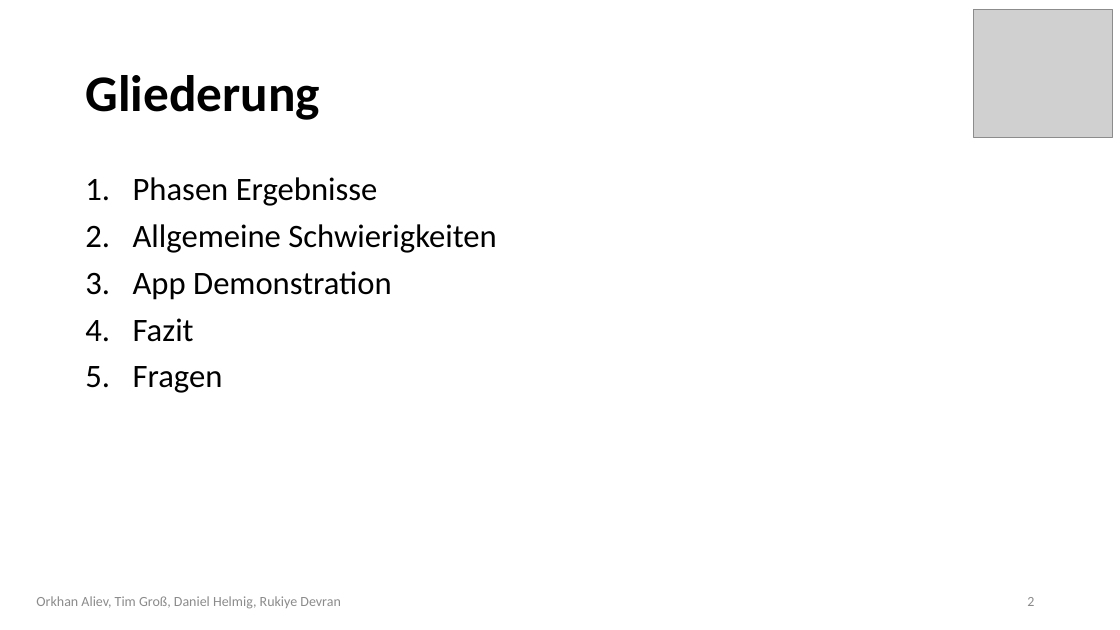
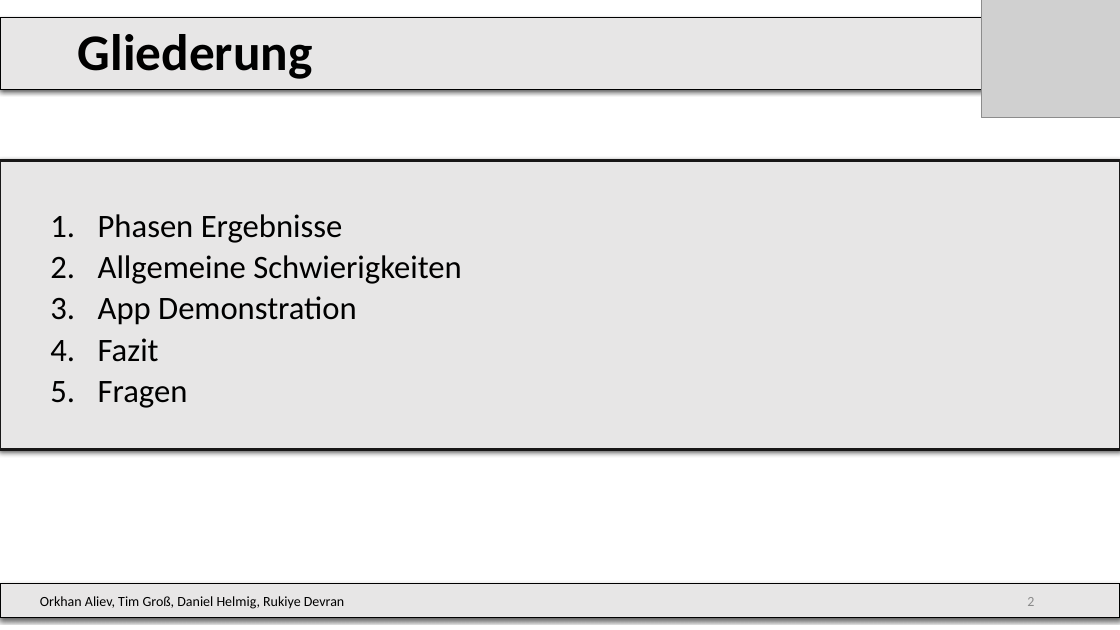
Before and after one commit to DrMopiti/pse, a slide deck: slide 2 of Abschlusspräsentation/Abschlusspräsentation.pptx. Drawn at 1120x630 pixels with LibreOffice and Linux fonts; fonts in the diff are those of the drawing; grey boxes stand for pictures; background and template pictures are left out. Boxes give left, top, right and bottom in pixels: in the first picture for what was removed or moved away, otherwise in the second. Text is boxed around its words. In the diff, an @@ line names an element or a change of style, - is before the commit and + after.

```diff
--- a/Abschlusspräsentation/Abschlusspräsentation.pptx
+++ b/Abschlusspräsentation/Abschlusspräsentation.pptx
@@ title "Gliederung": place and size @@
-title "Gliederung" at (85,75,320,120)
+title "Gliederung" at (0,18,1004,89)
@@ title "Gliederung" at (0,18,1004,89): fill none to #E7E6E6; outline none to #000000 0.75 pt; shadow on @@
@@ picture: place and size @@
-picture at (974,10,1112,137)
+picture at (982,0,1120,117)
@@ text "Phasen Ergebnisse": place and size @@
-text "Phasen Ergebnisse" at (133,177,496,393)
+text "Phasen Ergebnisse" at (0,160,1120,450)
@@ text "Phasen Ergebnisse" at (0,160,1120,450): list level 1 to 2 in "Phasen Ergebnisse"; list level 1 to 2 in "Allgemeine Schwierigkeiten"; list level 1 to 2 in "App Demonstration"; list level 1 to 2 in "Fazit"; list level 1 to 2 in "Fragen"; fill none to #E7E6E6; outline none to #181717 2.25 pt; shadow on @@
@@ rectangle "Orkhan Aliev, Tim Groß, Daniel ...": place and size @@
-rectangle "Orkhan Aliev, Tim Groß, Daniel ..." at (36,596,340,609)
+rectangle "Orkhan Aliev, Tim Groß, Daniel ..." at (0,584,1120,618)
@@ rectangle "Orkhan Aliev, Tim Groß, Daniel ..." at (0,584,1120,618): text colour #8C8C8C to #000000; alignment centre to left; fill none to #E7E6E6; outline none to #000000 0.75 pt; shadow on @@
```
Also in this commit, not shown: 14 other slides changed.
